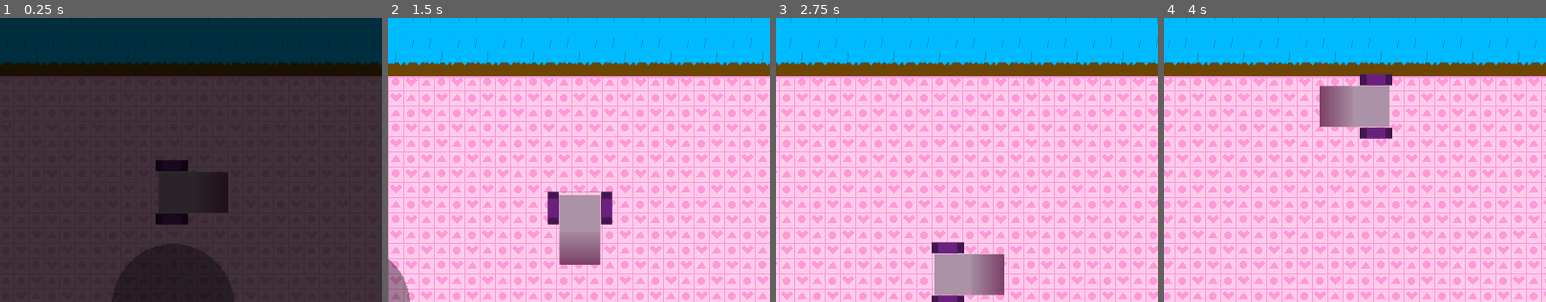
Above: before the commit, frames 1-4 (left to right).
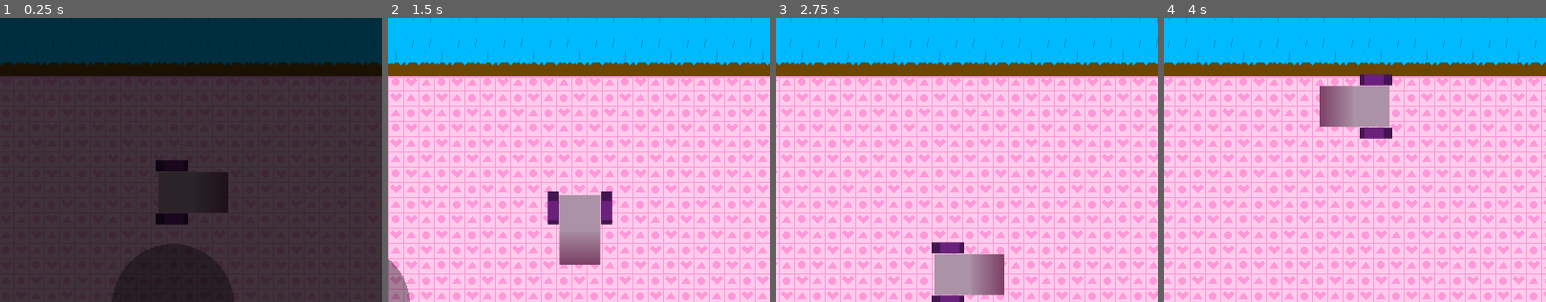
Above: after the commit, the same moments.

Repository: Hackerspace-IFUSP/Crossover_Jam_2021
Game: Godot game, scene res://Maps/Map11.tscn
Two runs of this game, one before a commit and one after it. Both use one fixed random seed, a clock stepped at 60 frames per second and the inputs below. This scene is started directly instead of the project's main scene. Sound files missing from this copy of the repository are replaced by a short silence.
Inputs (mouse positions are % of the whole screen's width and height, from its top left):
- Up to frame 1 (0.25 s): no input
- Up to frame 2 (1.5 s): move the mouse to (72, 45) at 0.52 s; hold Right (ui_right) 0.53-1.28 s; tap Space (dash) at 0.6 s; move the mouse to (30, 55) at 1.27 s; hold Down (ui_down) from 1.28 s (still down); right-click (30, 55) at 1.35 s
- Up to frame 3 (2.75 s): tap Enter at 2 s; move the mouse to (60, 28) at 2.02 s; release Down (ui_down) at 2.03 s; hold Right (ui_right) from 2.03 s (still down); click (60, 28) at 2.1 s
- Up to frame 4 (4 s): move the mouse to (45, 70) at 2.77 s; release Right (ui_right) at 2.78 s; hold Up (ui_up) 2.78-3.53 s; tap Space (dash) at 2.85 s; move the mouse to (80, 65) at 3.52 s; hold Left (ui_left) from 3.53 s (still down); right-click (80, 65) at 3.6 s
The pictures show only the part of the screen within x 25-75%, y 50-100%; the shares and areas given below are measured in that part.

The runs differ from the first frame. In frame 2, 0.1% of the frame differs, in the area x 41-59%, y 61-72%; in frame 3, less than 0.1%; in frame 4, less than 0.1%.

Commit message:
agora foi

Diff:
--- a/Maps/Map11.tscn
+++ b/Maps/Map11.tscn
@@ -47,7 +47,7 @@
 "values": [ true, true ]
 }
 tracks/2/type = "value"
-tracks/2/path = NodePath("Sprite:modulate")
+tracks/2/path = NodePath("CanvasLayer/Control/Sprite:modulate")
 tracks/2/interp = 1
 tracks/2/loop_wrap = true
 tracks/2/imported = false
@@ -94,7 +94,6 @@
 } ]
 
 [node name="Map11" type="Node2D"]
-modulate = Color( 0, 0, 0, 1 )
 script = ExtResource( 6 )
 
 [node name="tiles" type="Node2D" parent="."]
@@ -123,6 +122,9 @@
 
 [node name="Player" parent="." instance=ExtResource( 4 )]
 position = Vector2( 1050, 1850 )
+
+[node name="body" parent="Player" index="2"]
+frame = 0
 
 [node name="Camera2D" type="Camera2D" parent="Player"]
 current = true
@@ -440,10 +442,21 @@
 
 [node name="Area2D" type="Area2D" parent="."]
 
-[node name="Sprite" type="AnimatedSprite" parent="."]
+[node name="CanvasLayer" type="CanvasLayer" parent="."]
+
+[node name="Control" type="Control" parent="CanvasLayer"]
+margin_right = 40.0
+margin_bottom = 40.0
+__meta__ = {
+"_edit_use_anchors_": false
+}
+
+[node name="Sprite" type="AnimatedSprite" parent="CanvasLayer/Control"]
+modulate = Color( 1, 1, 1, 0 )
 position = Vector2( 260, 125 )
 scale = Vector2( 10, 10 )
 frames = SubResource( 5 )
+frame = 1
 playing = true
 centered = false
 
